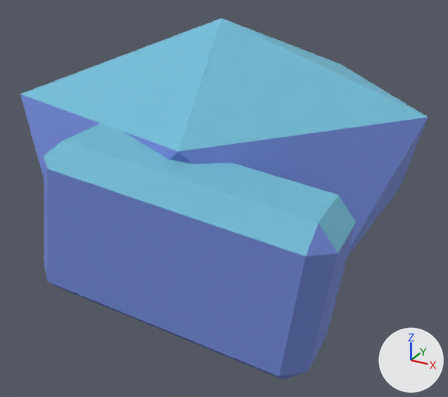
The glTF model assets/exports/npc/npc_module_hair_5_v01.glb as it was, and as the next commit left it.
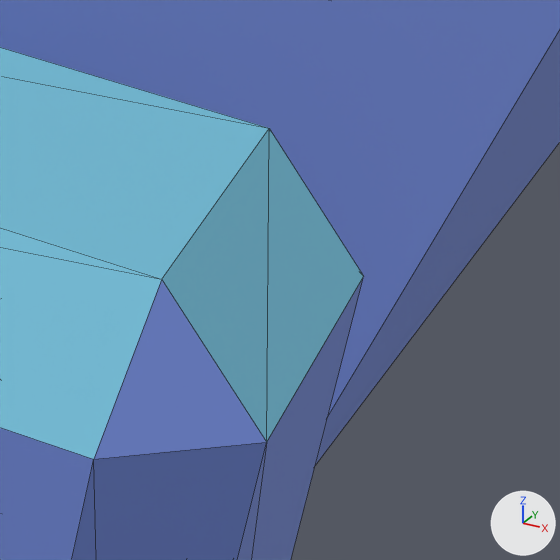
There are two pictures of each version: one whole from a 50 mm camera at (0.712, -1.243, 0.793) aimed at (0.052, -0.043, 0.193), one close up on the part from 64% to 88% of the width and 43% to 69% of the height. The axes (+X, +Y, +Z) are drawn at lower right. The lights are the same throughout. The last two pictures show the newer version. The close-ups show mesh edges as thin lines. Vertices at exactly the same position are counted once.

In view in the first close-up: 'GEO_npc_module_hair_5_v01'.
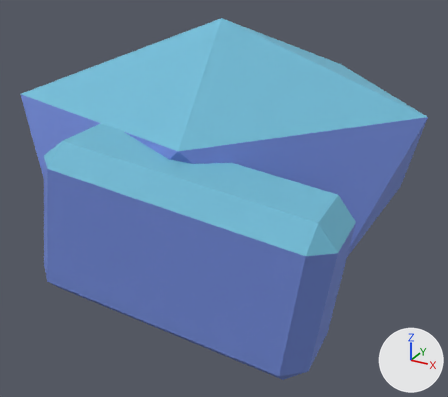
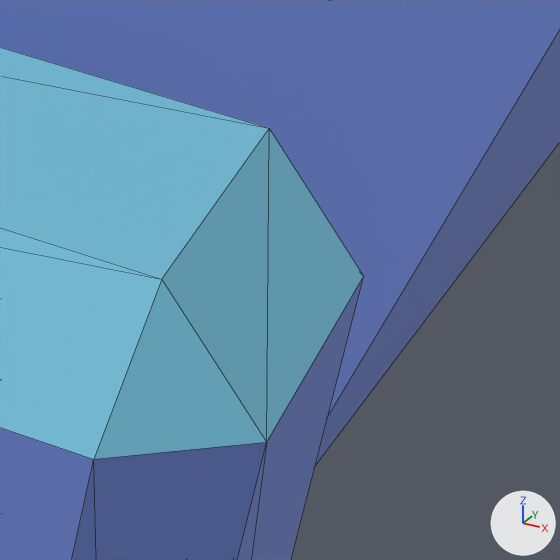
What the commit changed:
me_geo_npc_module_hair_5_v01 has 36 vertices, 64 faces and spans x -0.483..0.483, y -0.5..0.465, z 0.0..0.6.
me_geo_npc_module_hair_5_v01 is used by ob_geo_npc_module_hair_5_v01; location (0.0, 0.0, 0.0).
me_geo_npc_module_hair_5_v01 part 1: 2 faces centred in x 0.423..0.434, y -0.432..-0.285, z 0.347 are repainted in the vertex colours; the middle colour goes from blue #7189d7 to cyan #71bcd7.

Pixel boxes [x1, y1, x2, y2] of what changed, in the close-ups (560 x 560 px):
part 1 of me_geo_npc_module_hair_5_v01, recoloured (blue to cyan): [94, 280, 266, 459] in both
